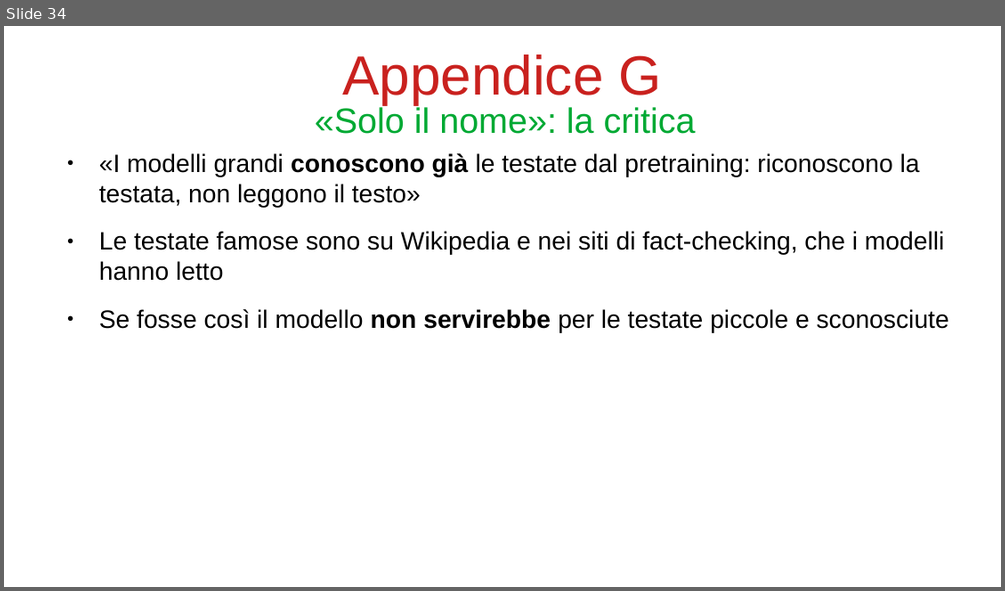
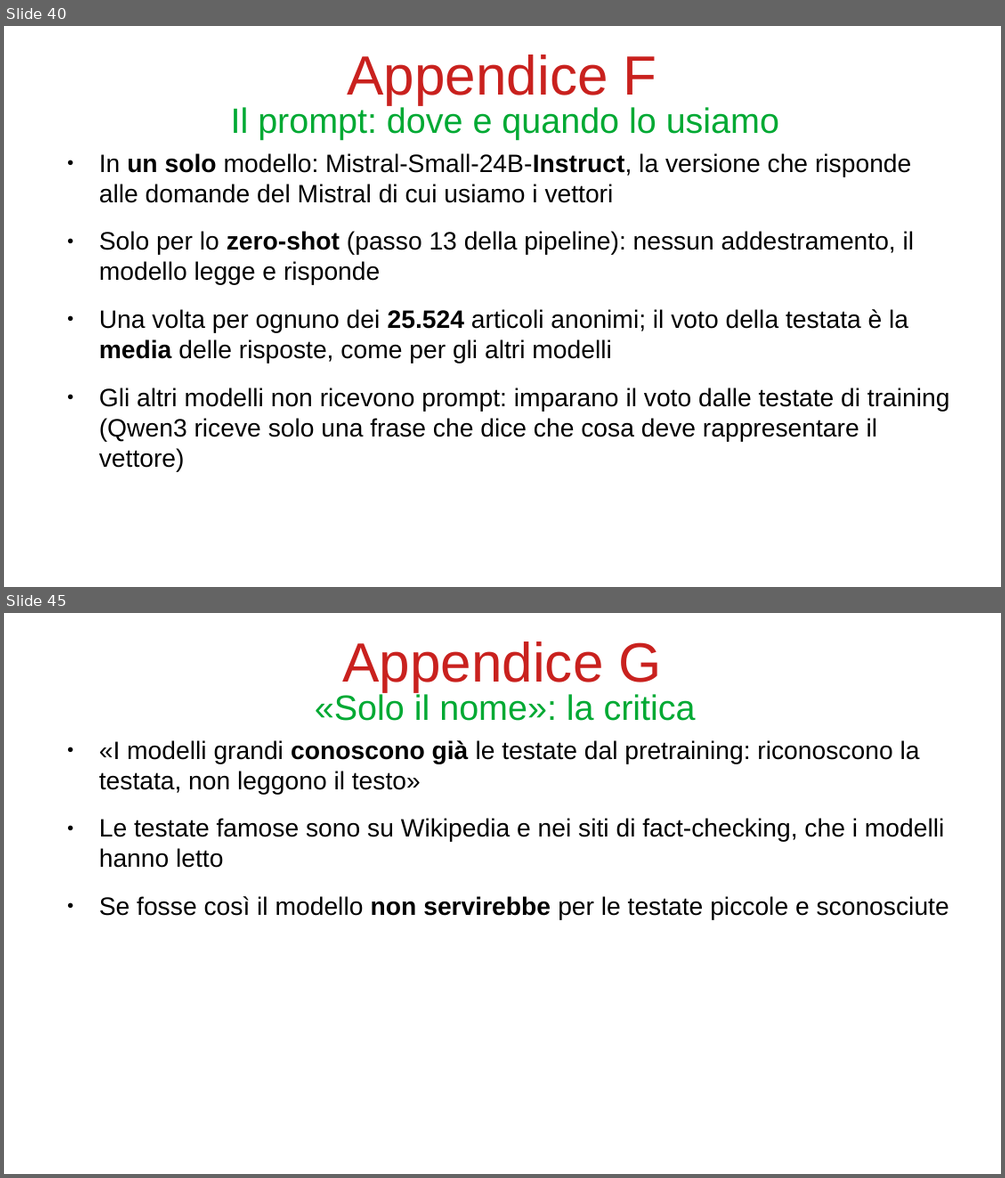
Before and after one commit to bianchi-john/PublisherClassification, a slide deck: Presentazioni/Paper rivista/PaperRivista.odp. Shown one above the other, each under a label of ours: slide 34 before the commit, slides 40 and 45 after it; the slides between them are not shown. The pictures are 1005x591 and 1005x1178 pixels, drawn with LibreOffice and Linux fonts; fonts in the diff are those of the drawing. Boxes give left, top, right and bottom in pixels: in the first picture for what was removed or moved away, otherwise in the second. Text is boxed around its words. In the diff, an @@ line names an element or a change of style, - is before the commit and + after.

```diff
--- a/Presentazioni/Paper rivista/PaperRivista.odp
+++ b/Presentazioni/Paper rivista/PaperRivista.odp
@@ slide 40 added at <box>4,26,1001,587</box>, background #FFFFFF @@
@@ title added at <box>347,54,657,104</box>, 44 pt, text #C9211E @@
+Appendice F
@@ title added at <box>231,105,779,140</box>, 28 pt, text #00A933 @@
+Il prompt: dove e quando lo usiamo
@@ text added at <box>99,153,950,472</box>, 20 pt, text #000000 @@
+● In un solo modello: Mistral-Small-24B-Instruct, la versione che risponde alle domande del Mistral di cui usiamo i vettori
+● Solo per lo zero-shot (passo 13 della pipeline): nessun addestramento, il modello legge e risponde
+● Una volta per ognuno dei 25.524 articoli anonimi; il voto della testata è la media delle risposte, come per gli altri modelli
+● Gli altri modelli non ricevono prompt: imparano il voto dalle testate di training (Qwen3 riceve solo una frase che dice che cosa deve rappresentare il vettore)
@@ what was slide 34 is now slide 45 @@
```
Also in this commit, not shown: 5 slides changed, 12 other slides added, 2 slides removed, 25 other files.
